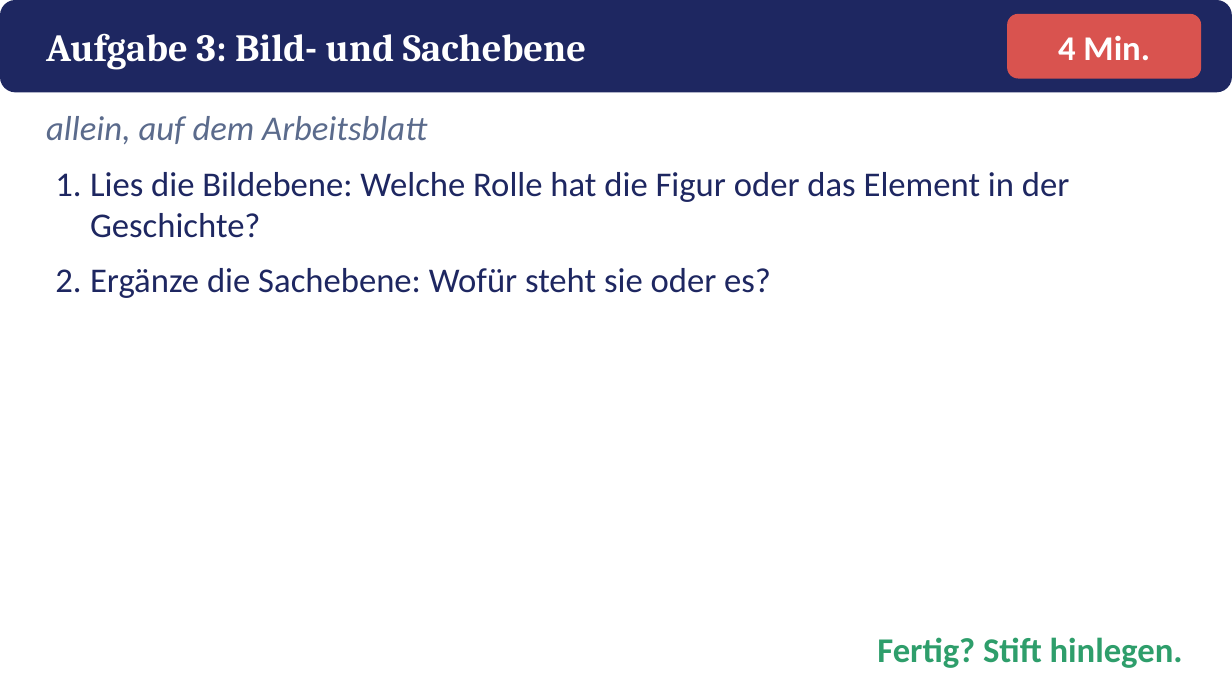
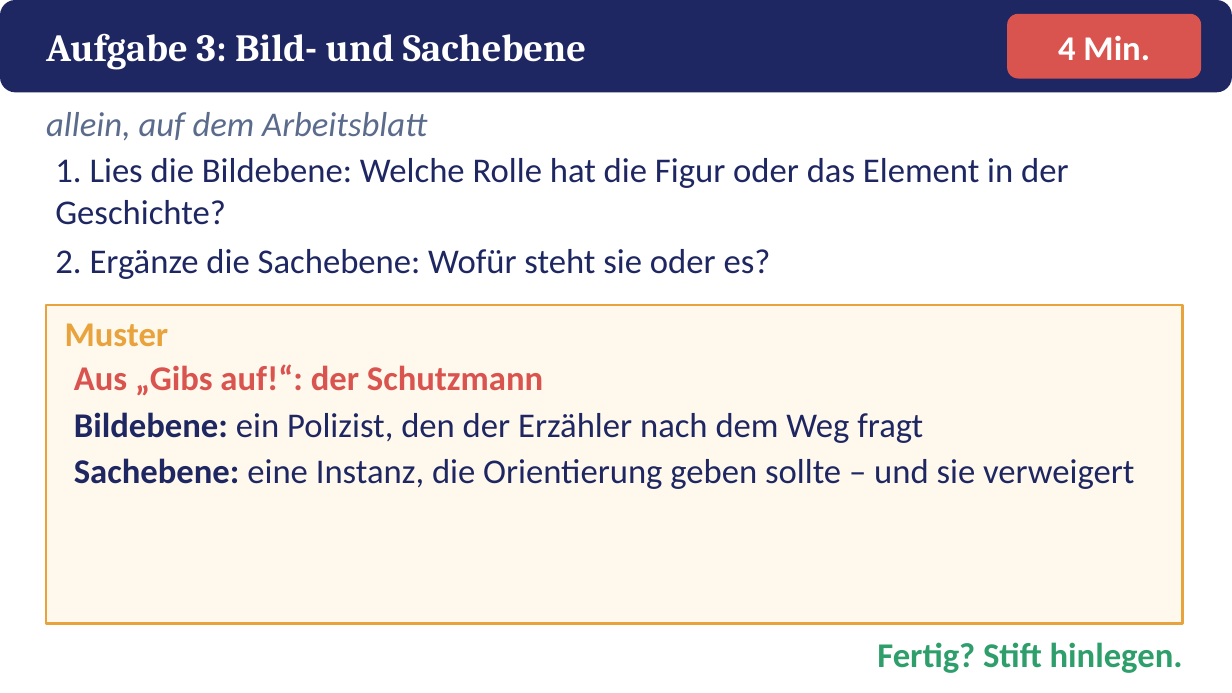
Before and after one commit to golzkonstantin-gif/Schule, a slide deck: slide 15 of Deutsch_11/Kafka_Vor_dem_Gesetz/Macht_Ohnmacht/Praesentation_Macht_Ohnmacht.pptx (slide 14 before the commit). Drawn at 1232x693 pixels with LibreOffice and Linux fonts; fonts in the diff are those of the drawing. Boxes give left, top, right and bottom in pixels: in the first picture for what was removed or moved away, otherwise in the second. Text is boxed around its words. In the diff, an @@ line names an element or a change of style, - is before the commit and + after.

```diff
--- a/Deutsch_11/Kafka_Vor_dem_Gesetz/Macht_Ohnmacht/Praesentation_Macht_Ohnmacht.pptx
+++ b/Deutsch_11/Kafka_Vor_dem_Gesetz/Macht_Ohnmacht/Praesentation_Macht_Ohnmacht.pptx
@@ text "allein, auf dem Arbeitsblatt": place and size @@
-text "allein, auf dem Arbeitsblatt" at bbox=[46, 116, 427, 144]
+text "allein, auf dem Arbeitsblatt" at bbox=[46, 112, 427, 140]
@@ text at bbox=[55, 158, 1068, 279]: text changed @@
-1. Lies die Bildebene: Welche Rolle hat die Figur oder das Element in der Geschichte?
-2. Ergänze die Sachebene: Wofür steht sie oder es?
+1. Lies die Bildebene: Welche Rolle hat die Figur oder das Element in der Geschichte?
+2. Ergänze die Sachebene: Wofür steht sie oder es?
@@ rectangle added at bbox=[46, 305, 1183, 624], fill #FFF8EC, outline #E8A33D 2 pt @@
@@ text added at bbox=[65, 323, 169, 346], 27 pt, text #E8A33D, bold @@
+Muster
@@ text added at bbox=[74, 364, 1134, 489], 27 pt, text #1E2761 @@
+Aus „Gibs auf!“: der Schutzmann
+Bildebene: ein Polizist, den der Erzähler nach dem Weg fragt
+Sachebene: eine Instanz, die Orientierung geben sollte – und sie verweigert
@@ text "Fertig? Stift hinlegen.": place and size @@
-text "Fertig? Stift hinlegen." at bbox=[877, 637, 1183, 668]
+text "Fertig? Stift hinlegen." at bbox=[877, 642, 1183, 673]
```
Also in this commit, not shown: 4 other slides changed, 1 slide added, 1 slide removed, 6 other files.
